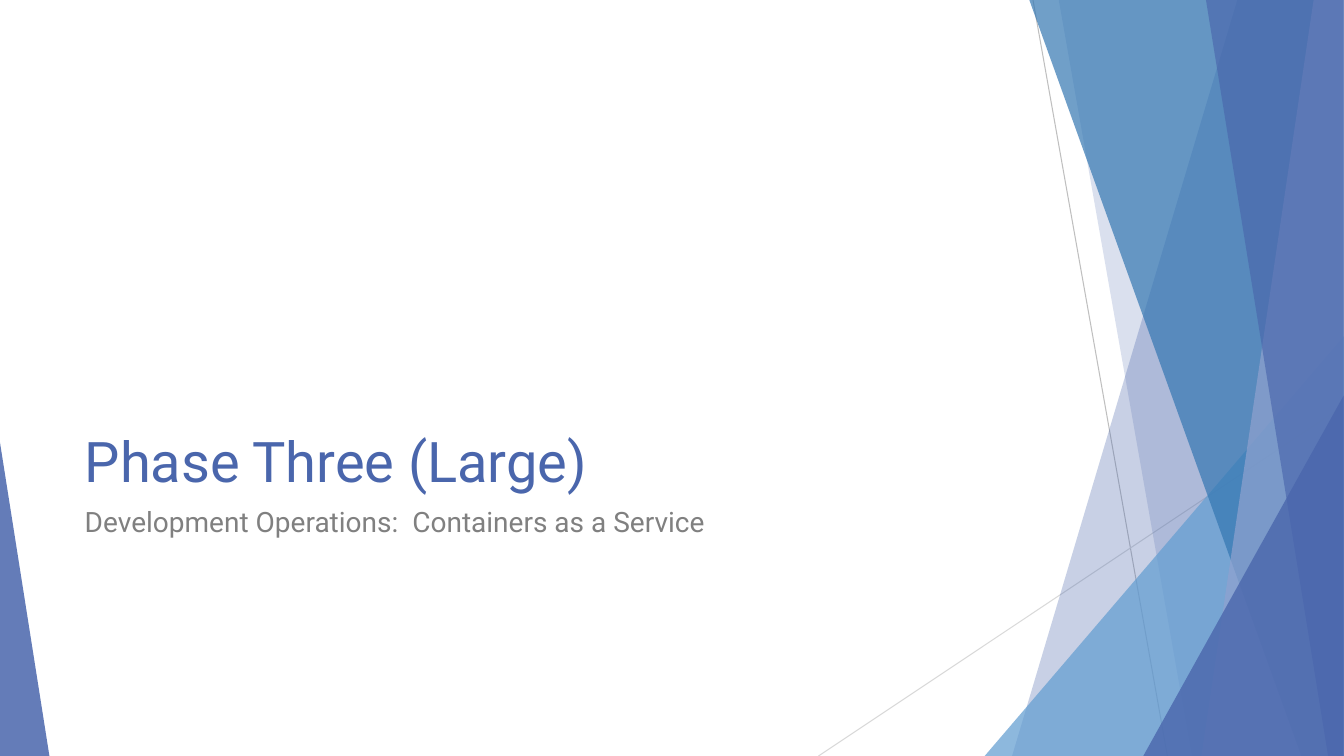
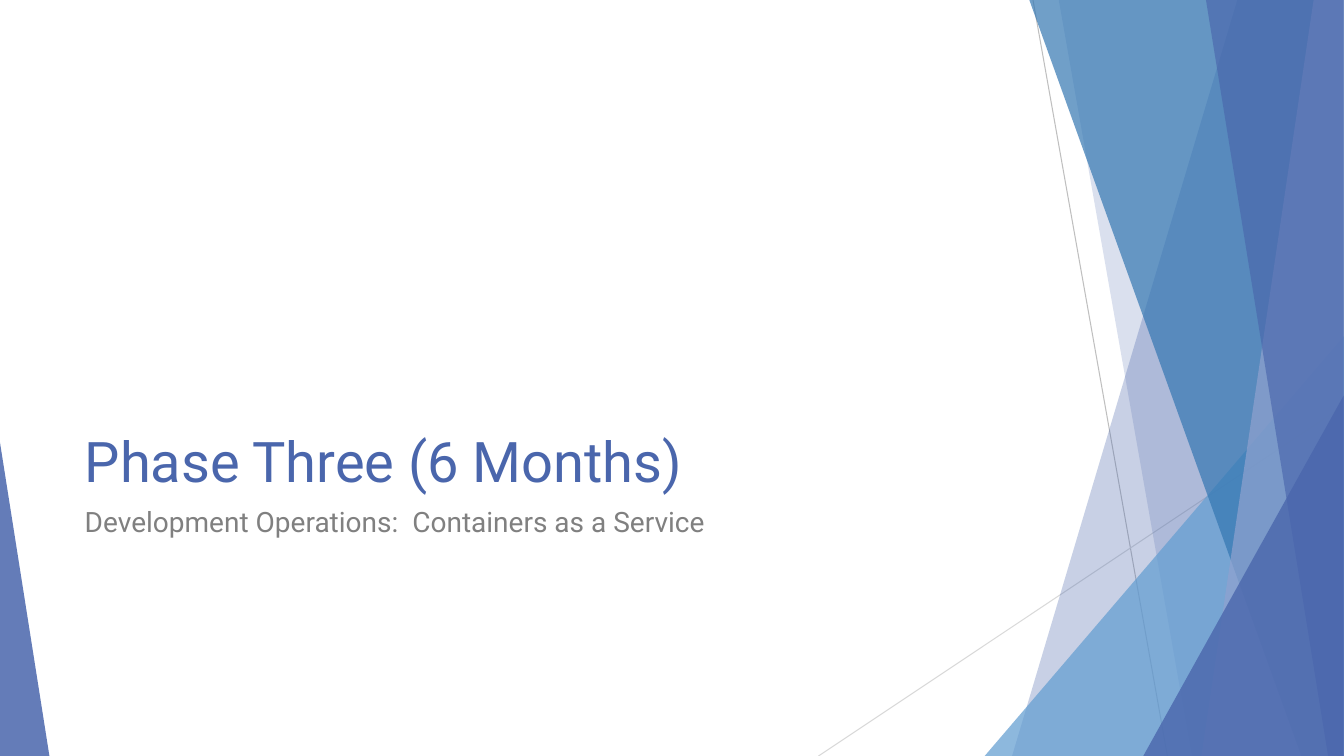
Before and after one commit to EnterpriseProductsLP/docker-straw-man, a slide deck: slide 15 of presentation.pptx (slide 18 before the commit). Drawn at 1344x756 pixels with LibreOffice and Linux fonts; fonts in the diff are those of the drawing. Boxes give left, top, right and bottom in pixels: in the first picture for what was removed or moved away, otherwise in the second. Text is boxed around its words. In the diff, an @@ line names an element or a change of style, - is before the commit and + after.

```diff
--- a/presentation.pptx
+++ b/presentation.pptx
@@ title at [85,437,682,495]: text changed @@
-Phase Three (Large)
+Phase Three (6 Months)
```
Also in this commit, not shown: 7 other slides changed, 3 slides removed.
